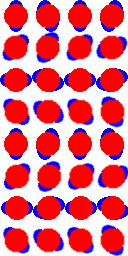
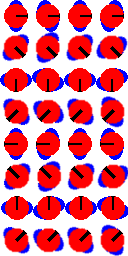
Layers edited between the first and the second 128 × 256 image:
painted on "Pasted Layer #7" over box(15, 230, 123, 242)
painted on "Pasted Layer #6" over box(15, 196, 115, 210)
painted on "Pasted Layer #5" over box(7, 166, 116, 179)
painted on "Pasted Layer #4" over box(4, 142, 114, 146)
painted on "Pasted Layer #3" over box(6, 109, 115, 122)
painted on "Pasted Layer #2" over box(14, 79, 114, 92)
painted on "Pasted Layer #1" over box(14, 46, 122, 58)
painted on "Pasted Layer" over box(16, 14, 124, 18)
